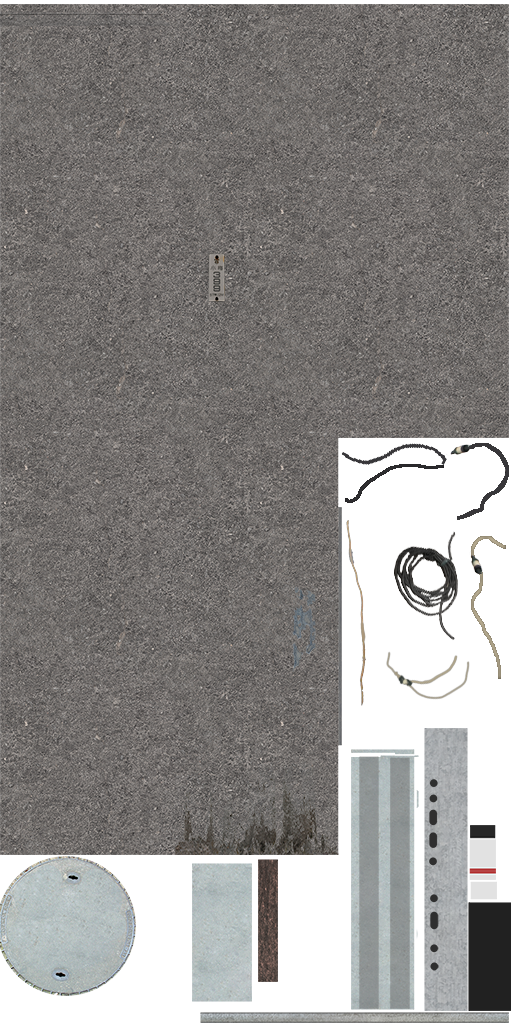
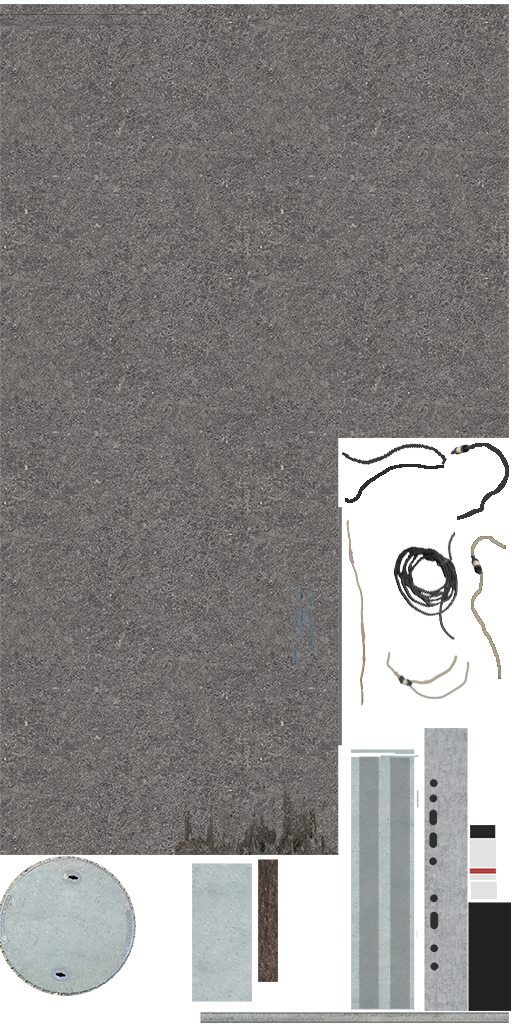
Revision of a layered 512 x 1024 image; what changed, layer by layer:
hid "plate" over bbox(208, 253, 225, 302)